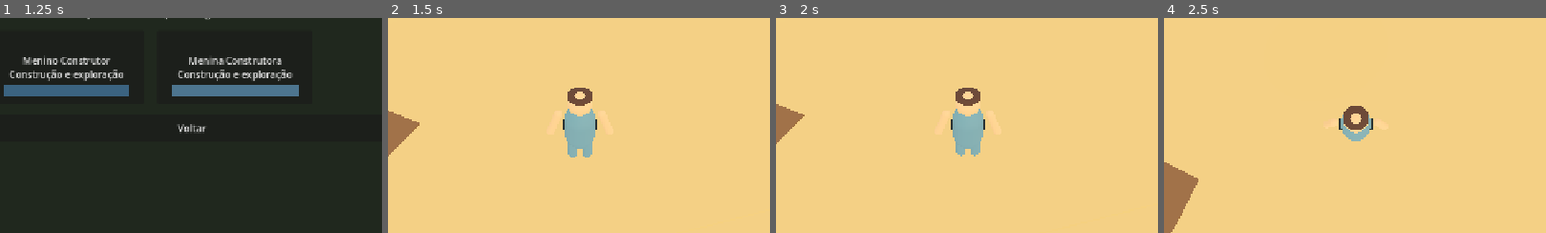
Above: before the commit, frames 1-4 (left to right).
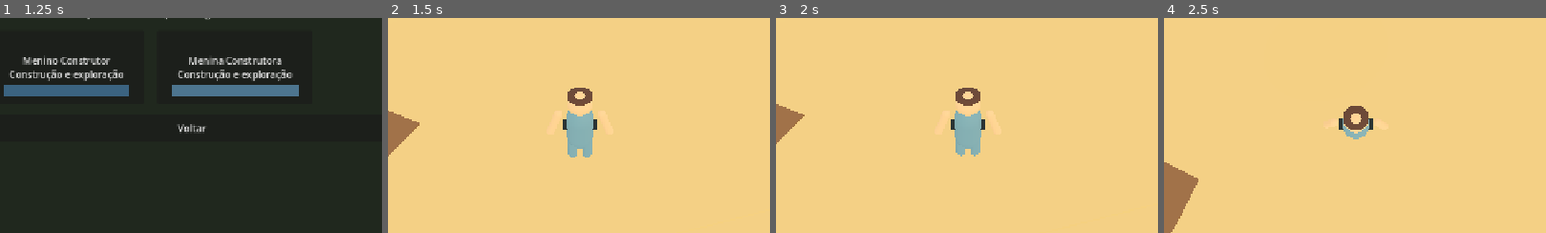
Above: after the commit, the same moments.

Repository: Luizgjunior/pequenosconstrutores
Game: Godot game, scene res://scenes/Main.tscn
Same seed, same stepped clock (60 frames per second), same inputs: the game is played once before the commit and once after it.
Inputs (mouse positions are % of the whole screen's width and height, from its top left):
- Up to frame 1 (1.25 s): click "Novo Jogo" at 0.5 s
- Up to frame 2 (1.5 s): click "Menina Construtora Construção…" at 1.25 s
- Up to frame 3 (2 s): no input
- Up to frame 4 (2.5 s): tap Enter at 2 s; move the mouse to (55, 50) at 2.02 s; hold W (move_forward) from 2.03 s (still down); tap Space (jump) at 2.27 s
The pictures show only the part of the screen within x 25-75%, y 25-75%; the shares and areas given below are measured in that part.

Frame 1 is identical in both runs. In frame 2, 0.1% of the frame differs, in the area x 46-55%, y 42-58%; in frame 3, 0.1%; in frame 4, 0.1%, in the area x 46-55%, y 44-58%.

Commit message:
Atualiza visual do menino construtor

Diff:
--- a/scenes/player/Player.tscn
+++ b/scenes/player/Player.tscn
@@ -42,8 +42,31 @@
 albedo_color = Color(0.03, 0.03, 0.035, 1)
 roughness = 0.8
 
+[sub_resource type="StandardMaterial3D" id="StandardMaterial3D_suit_red"]
+albedo_color = Color(0.58, 0.06, 0.08, 1)
+roughness = 0.62
+
+[sub_resource type="StandardMaterial3D" id="StandardMaterial3D_suit_blue"]
+albedo_color = Color(0.03, 0.13, 0.28, 1)
+roughness = 0.68
+
+[sub_resource type="StandardMaterial3D" id="StandardMaterial3D_suit_leather"]
+albedo_color = Color(0.32, 0.18, 0.08, 1)
+roughness = 0.86
+
+[sub_resource type="StandardMaterial3D" id="StandardMaterial3D_suit_dark"]
+albedo_color = Color(0.02, 0.025, 0.035, 1)
+roughness = 0.7
+
 [sub_resource type="BoxMesh" id="BoxMesh_accessory"]
 size = Vector3(0.5, 0.08, 0.24)
+
+[sub_resource type="BoxMesh" id="BoxMesh_suit_panel"]
+size = Vector3(0.44, 0.12, 0.08)
+
+[sub_resource type="CapsuleMesh" id="CapsuleMesh_slim_detail"]
+radius = 0.055
+height = 0.34
 
 [node name="Player" type="CharacterBody3D"]
 script = ExtResource("1_controller")
@@ -55,7 +78,7 @@
 [node name="VisualRoot" type="Node3D" parent="."]
 
 [node name="Body" type="MeshInstance3D" parent="VisualRoot"]
-transform = Transform3D(1, 0, 0, 0, 1, 0, 0, 0, 1, 0, 0.92, 0)
+transform = Transform3D(0.88, 0, 0, 0, 1.06, 0, 0, 0, 0.88, 0, 0.92, 0)
 material_override = SubResource("StandardMaterial3D_tunic")
 mesh = SubResource("CapsuleMesh_body")
 
@@ -111,6 +134,39 @@
 material_override = SubResource("StandardMaterial3D_black")
 mesh = SubResource("BoxMesh_accessory")
 
+[node name="adventure_suit" type="Node3D" parent="VisualRoot/Accessories"]
+visible = false
+
+[node name="ChestPanel" type="MeshInstance3D" parent="VisualRoot/Accessories/adventure_suit"]
+transform = Transform3D(1.05, 0, 0, 0, 1.8, 0, 0, 0, 0.5, 0, 1.15, -0.31)
+material_override = SubResource("StandardMaterial3D_suit_red")
+mesh = SubResource("BoxMesh_suit_panel")
+
+[node name="WaistBelt" type="MeshInstance3D" parent="VisualRoot/Accessories/adventure_suit"]
+transform = Transform3D(1.5, 0, 0, 0, 0.55, 0, 0, 0, 1.1, 0, 0.82, -0.02)
+material_override = SubResource("StandardMaterial3D_suit_leather")
+mesh = SubResource("BoxMesh_accessory")
+
+[node name="LeftGlove" type="MeshInstance3D" parent="VisualRoot/Accessories/adventure_suit"]
+transform = Transform3D(0.8, 0, 0, 0, 0.75, 0, 0, 0, 0.8, -0.61, 0.75, 0)
+material_override = SubResource("StandardMaterial3D_suit_red")
+mesh = SubResource("CapsuleMesh_slim_detail")
+
+[node name="RightGlove" type="MeshInstance3D" parent="VisualRoot/Accessories/adventure_suit"]
+transform = Transform3D(0.8, 0, 0, 0, 0.75, 0, 0, 0, 0.8, 0.61, 0.75, 0)
+material_override = SubResource("StandardMaterial3D_suit_red")
+mesh = SubResource("CapsuleMesh_slim_detail")
+
+[node name="LeftBoot" type="MeshInstance3D" parent="VisualRoot/Accessories/adventure_suit"]
+transform = Transform3D(0.95, 0, 0, 0, 0.9, 0, 0, 0, 0.95, -0.16, 0.1, 0)
+material_override = SubResource("StandardMaterial3D_suit_red")
+mesh = SubResource("CapsuleMesh_slim_detail")
+
+[node name="RightBoot" type="MeshInstance3D" parent="VisualRoot/Accessories/adventure_suit"]
+transform = Transform3D(0.95, 0, 0, 0, 0.9, 0, 0, 0, 0.95, 0.16, 0.1, 0)
+material_override = SubResource("StandardMaterial3D_suit_red")
+mesh = SubResource("CapsuleMesh_slim_detail")
+
 [node name="CameraPivot" type="Node3D" parent="."]
 transform = Transform3D(1, 0, 0, 0, 1, 0, 0, 0, 1, 0, 1.8, 0)
 
--- a/scripts/player/PlayerController.gd
+++ b/scripts/player/PlayerController.gd
@@ -240,27 +240,31 @@
 
 	var style := _get_character_style(selected_id)
 	_apply_material(body_mesh, style.body)
-	_apply_material(left_leg_mesh, style.body)
-	_apply_material(right_leg_mesh, style.body)
 	_apply_material(head_mesh, style.skin)
-	_apply_material(left_arm_mesh, style.skin)
-	_apply_material(right_arm_mesh, style.skin)
 	_apply_material(hair_mesh, style.hair)
+	_apply_material(left_arm_mesh, style.arm)
+	_apply_material(right_arm_mesh, style.arm)
+	_apply_material(left_leg_mesh, style.leg)
+	_apply_material(right_leg_mesh, style.leg)
 	_set_accessories(style.accessories)
 
 
 func _get_character_style(character_id: String) -> Dictionary:
 	var styles := {
-		"boy_builder": {
-			"body": Color(0.23, 0.39, 0.50, 1),
-			"skin": Color(0.78, 0.58, 0.42, 1),
-			"hair": Color(0.22, 0.13, 0.07, 1),
-			"accessories": ["belt"]
+	"boy_builder": {
+			"body": Color(0.58, 0.06, 0.08, 1),
+			"skin": Color(0.58, 0.06, 0.08, 1),
+			"hair": Color(0.03, 0.13, 0.28, 1),
+			"arm": Color(0.03, 0.13, 0.28, 1),
+			"leg": Color(0.03, 0.13, 0.28, 1),
+			"accessories": ["belt", "adventure_suit"]
 		},
 		"girl_builder": {
 			"body": Color(0.30, 0.46, 0.56, 1),
 			"skin": Color(0.80, 0.60, 0.44, 1),
 			"hair": Color(0.24, 0.14, 0.08, 1),
+			"arm": Color(0.80, 0.60, 0.44, 1),
+			"leg": Color(0.30, 0.46, 0.56, 1),
 			"accessories": ["belt"]
 		}
 	}
Not shown: 1 places in scenes/player/Player.tscn that only renumber resources
